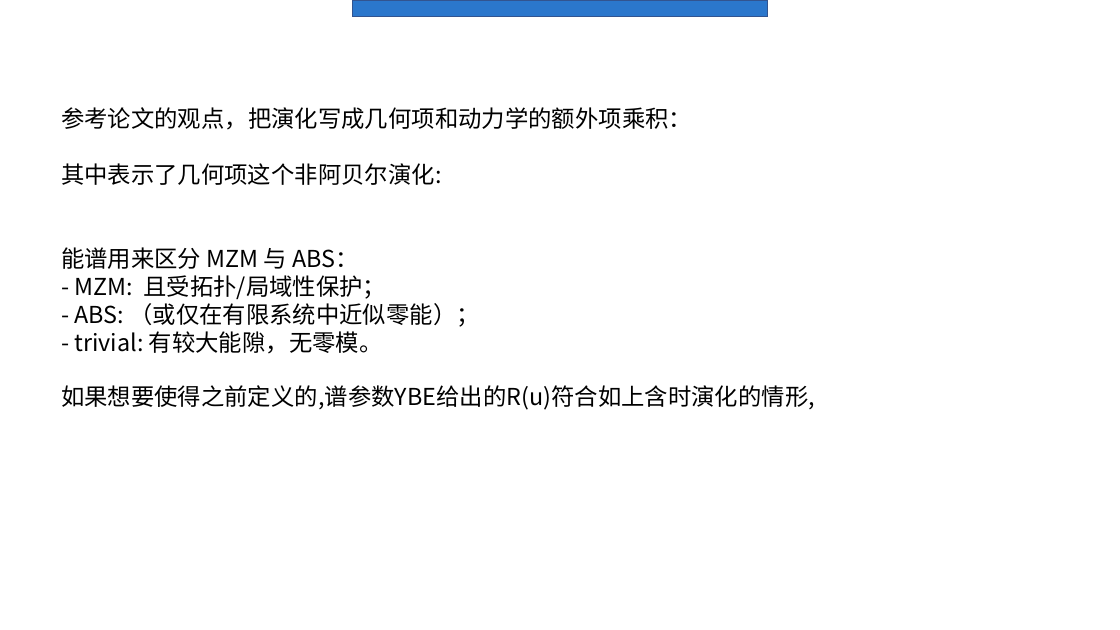
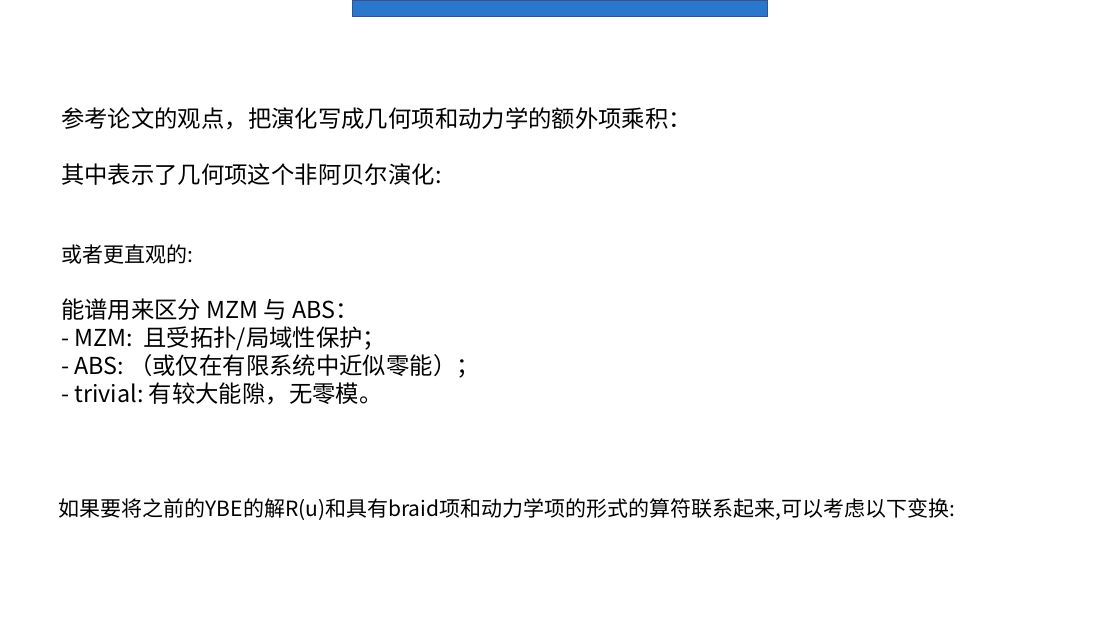
Before and after one commit to Asice-Cloud/quantummmm, a slide deck: slide 9 of y2.pptx (slide 8 before the commit). Drawn at 1120x630 pixels with LibreOffice and Linux fonts; fonts in the diff are those of the drawing. Boxes give left, top, right and bottom in pixels: in the first picture for what was removed or moved away, otherwise in the second. Text is boxed around its words. In the diff, an @@ line names an element or a change of style, - is before the commit and + after.

```diff
--- a/y2.pptx
+++ b/y2.pptx
@@ text at bbox=[61, 244, 193, 264]: paragraph added @@
+或者更直观的:
@@ text at bbox=[61, 385, 815, 410]: paragraph removed @@
-如果想要使得之前定义的,谱参数YBE给出的R(u)符合如上含时演化的情形,
@@ text added at bbox=[59, 498, 955, 520], 18 pt, text #000000 @@
+如果要将之前的YBE的解R(u)和具有braid项和动力学项的形式的算符联系起来,可以考虑以下变换:
```
Also in this commit, not shown: 4 other slides changed, 12 slides added, 1 slide removed, 11 other files.
